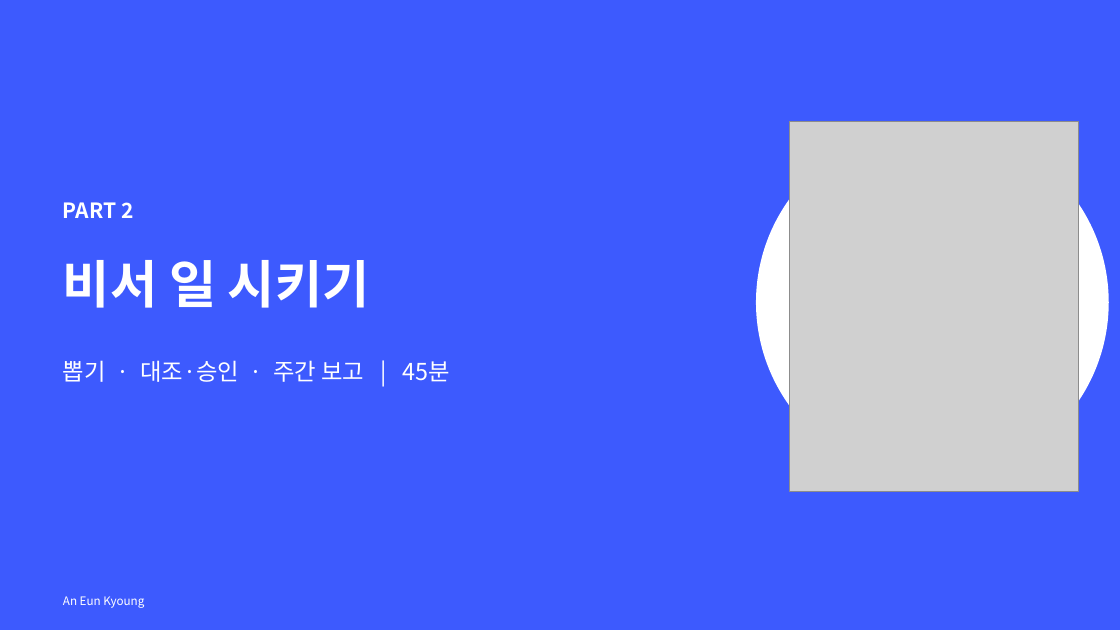
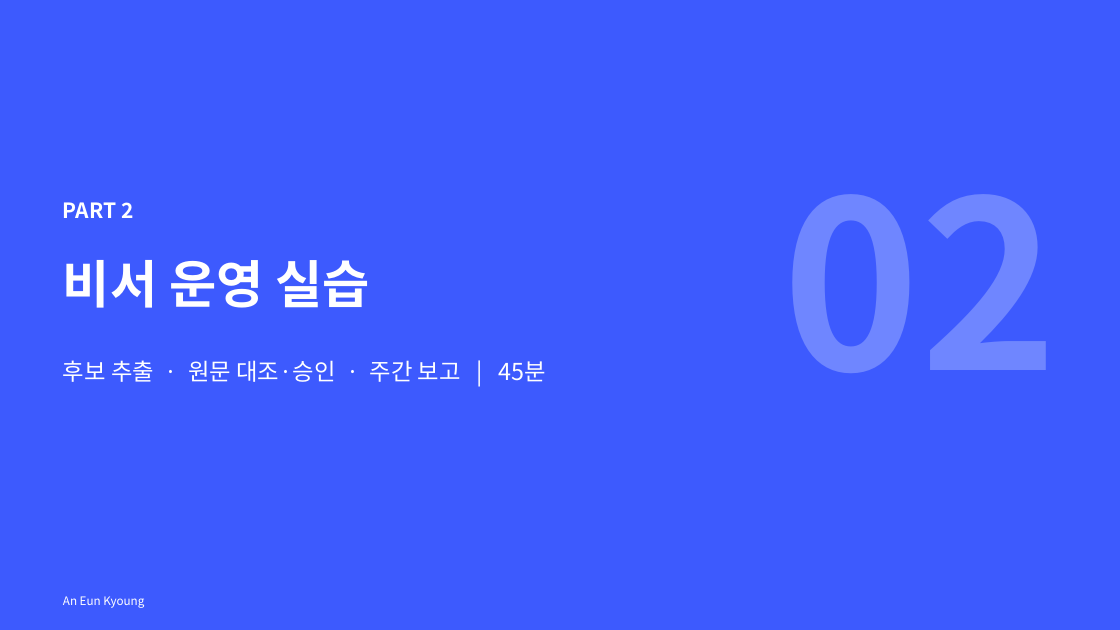
Before and after one commit to eunkyoungAn/-, a slide deck: slide 12 of output/업무정리비서-강의/나만의_업무정리비서_만들기.pptx. Drawn at 1120x630 pixels with LibreOffice and Linux fonts; fonts in the diff are those of the drawing; grey boxes stand for pictures. Boxes give left, top, right and bottom in pixels: in the first picture for what was removed or moved away, otherwise in the second. Text is boxed around its words. In the diff, an @@ line names an element or a change of style, - is before the commit and + after.

```diff
--- a/output/업무정리비서-강의/나만의_업무정리비서_만들기.pptx
+++ b/output/업무정리비서-강의/나만의_업무정리비서_만들기.pptx
@@ ellipse removed at (756,126,1109,479) @@
@@ picture removed at (790,122,1079,492) @@
@@ text added at (783,194,1058,373), 200 pt, text #6F86FF, bold @@
+02
@@ title at (63,260,369,308): text changed @@
-비서 일 시키기
+비서 운영 실습
@@ text at (63,360,546,382): text changed @@
-뽑기 · 대조·승인 · 주간 보고 | 45분
+후보 추출 · 원문 대조·승인 · 주간 보고 | 45분
```
Also in this commit, not shown: 15 other slides changed, 2 slides added, 2 slides removed, 4 other files.
